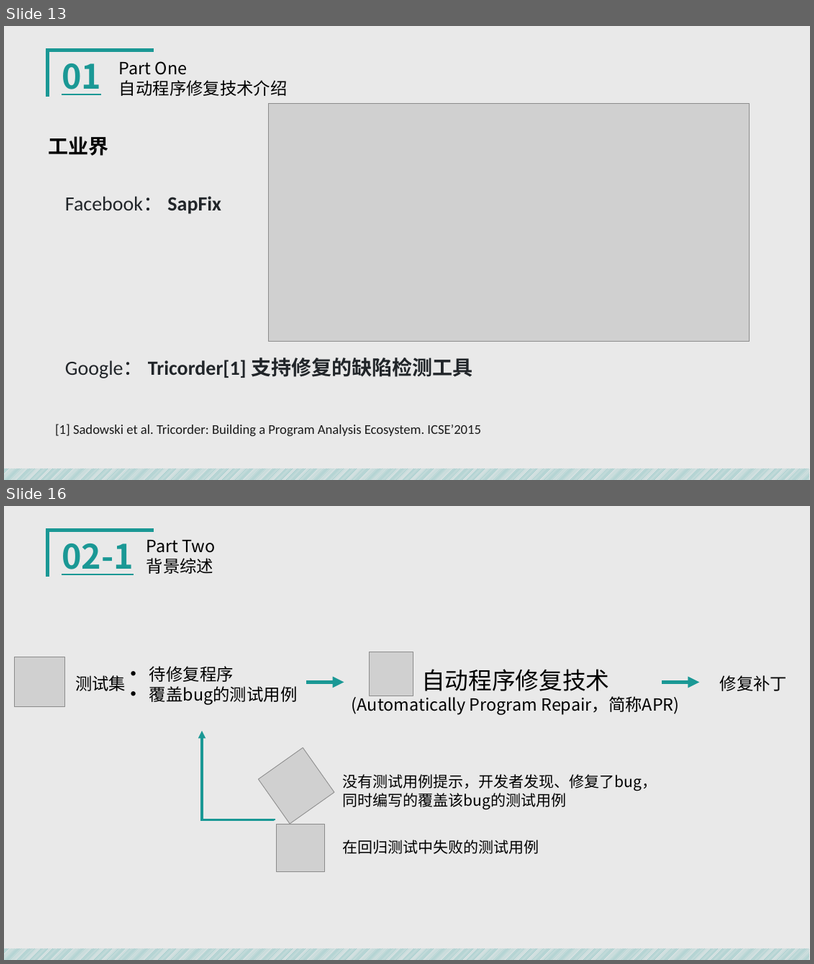
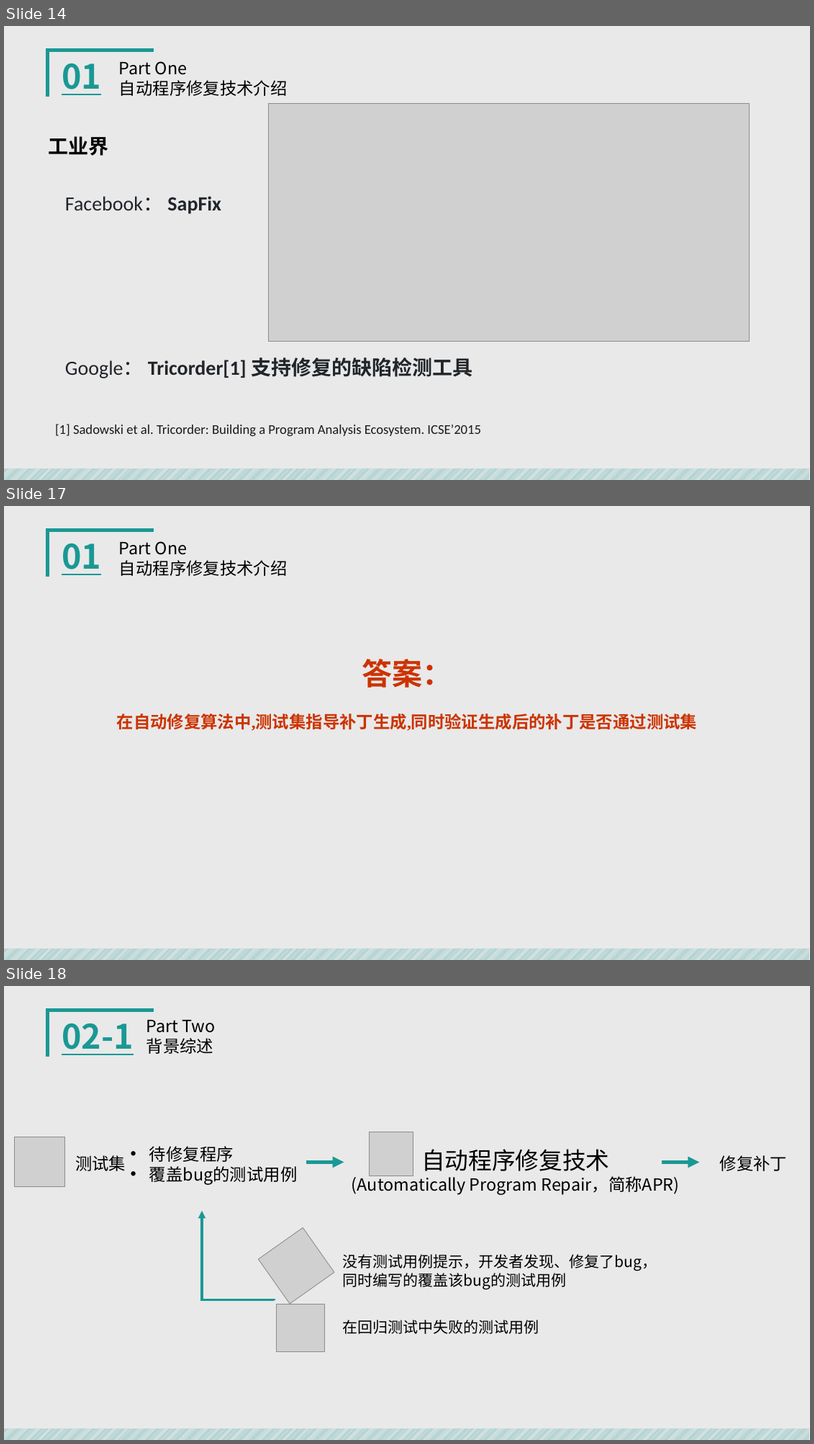
Before and after one commit to Ggiiljj/BALL_Date, a slide deck: 小组作业/SE2019春-G06-翻转课堂自动程序修复.pptx. Shown one above the other, each under a label of ours: slides 13 and 16 before the commit, slides 14, 17 and 18 after it; the slides between them are not shown. The pictures are 814x964 and 814x1444 pixels, drawn with LibreOffice and Linux fonts; fonts in the diff are those of the drawing; grey boxes stand for pictures. Boxes give left, top, right and bottom in pixels: in the first picture for what was removed or moved away, otherwise in the second. Text is boxed around its words. In the diff, an @@ line names an element or a change of style, - is before the commit and + after.

```diff
--- a/小组作业/SE2019春-G06-翻转课堂自动程序修复.pptx
+++ b/小组作业/SE2019春-G06-翻转课堂自动程序修复.pptx
@@ slide 17 added at box(4, 506, 810, 960), background #E9E9E9; not listed: 2 template elements that a slide beside it also shows @@
@@ text added at box(62, 543, 101, 575), 40 pt, text #1A9895, bold, underline @@
+01
@@ text added at box(119, 541, 288, 576), 20 pt, text #000000 @@
+Part One
+自动程序修复技术介绍
@@ text added at box(117, 659, 697, 731), 20 pt, text #CC3300, bold @@
+答案：
+在自动修复算法中,测试集指导补丁生成,同时验证生成后的补丁是否通过测试集
@@ what was slide 13 is now slide 14 @@
@@ what was slide 16 is now slide 18 @@
```
Also in this commit, not shown: 9 slides changed, 4 other slides added, 1 slide removed, 3 other files.
